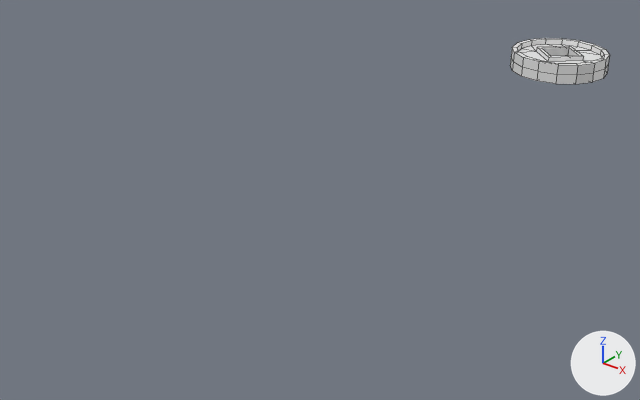
The Blender file dev/props.blend, before and after one commit.
Rendered twice from a 50 mm camera at (3.71, -8.68, 2.76) aimed at (-0.4, -3.55, -0.42). The lights are fixed; the arrows at lower right show +X, +Y and +Z. The first picture is the older version. Mesh edges are drawn as thin lines.

In view in the first picture: 'coin_a'.
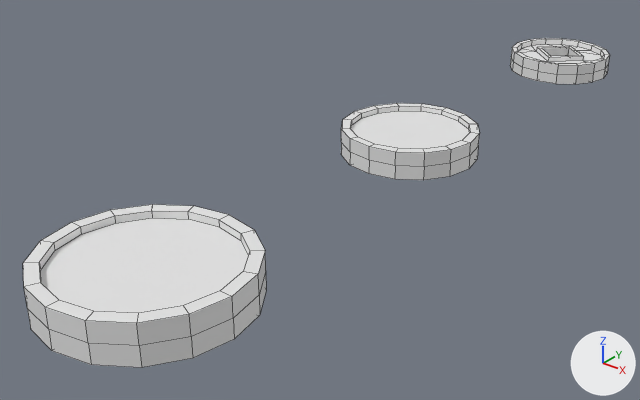
The newer file is also rescaled (x0.7), turned or shifted as a whole; pictures and numbers use the older file's frame.

Pixel boxes [x1, y1, x2, y2] of what changed, in the pictures (640 x 400 px):
'coin_c', added
    after: [23, 204, 266, 368]
'coin_b', added
    after: [341, 103, 480, 180]

What the commit changed:
Mesh me_cylinder_002 is new.
It has 112 vertices, 98 faces and spans x -0.5..0.5, y -0.5..0.5, z -0.1..0.1.
It uses material mat_material (its picture is missing).
Mesh me_cylinder_001 is new.
It has 112 vertices, 98 faces and spans x -0.4..0.4, y -0.4..0.4, z -0.08..0.08.
It uses material mat_material (its picture is missing).
Object 'coin_c' (ob_coin_c) is new; it shows me_cylinder_002.
Its location is (0.0, -5.714, 0.0).
Its scale is (1.43, 1.43, 1.43).
Object 'coin_b' (ob_coin_b) is new; it shows me_cylinder_001.
Its location is (0.0, -2.857, 0.0).
Its scale is (1.43, 1.43, 1.43).
